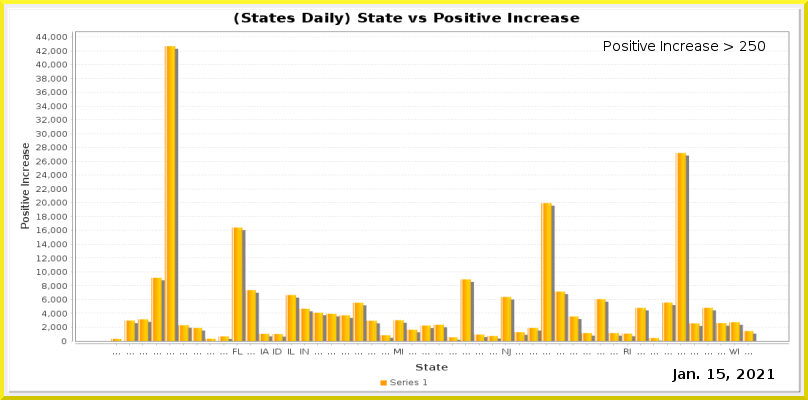
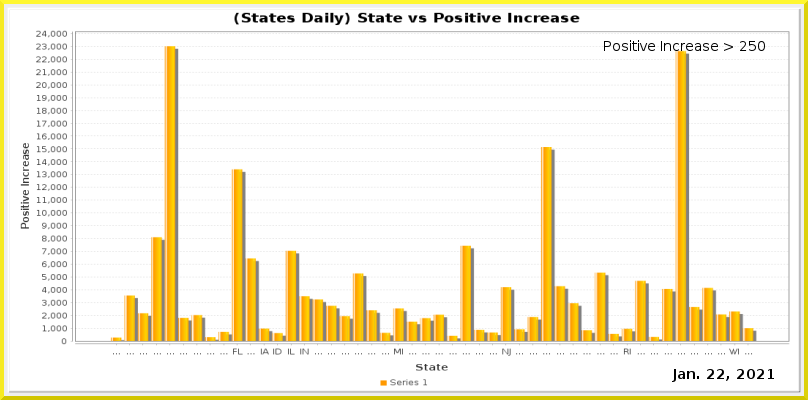
Two versions of the same layered image (808x400). Layer-by-layer changes:
painted on "Current Date" over bbox(707, 369, 725, 379)
painted on "Date_vs_TestIncrease.png" over bbox(36, 30, 789, 341)
